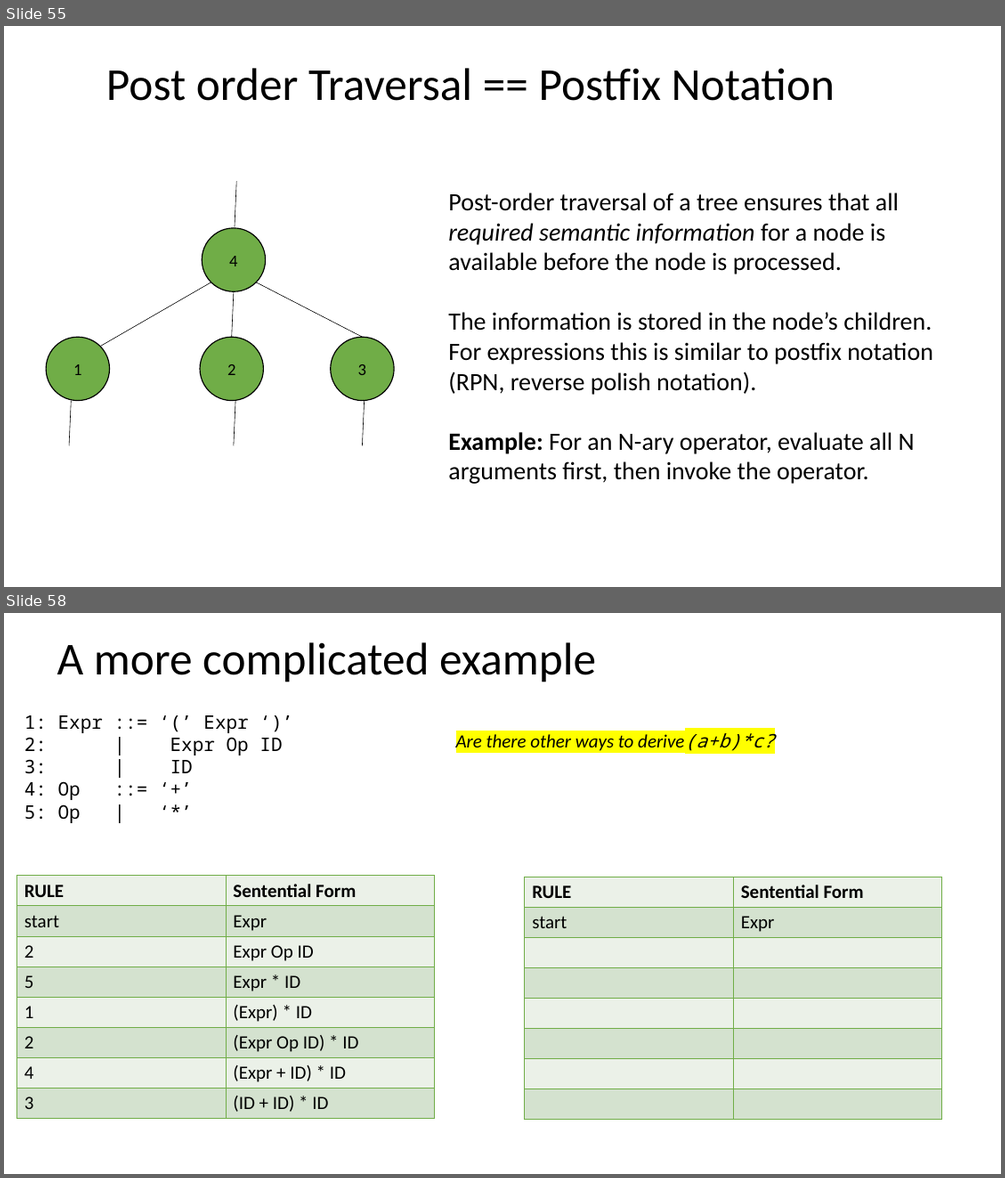
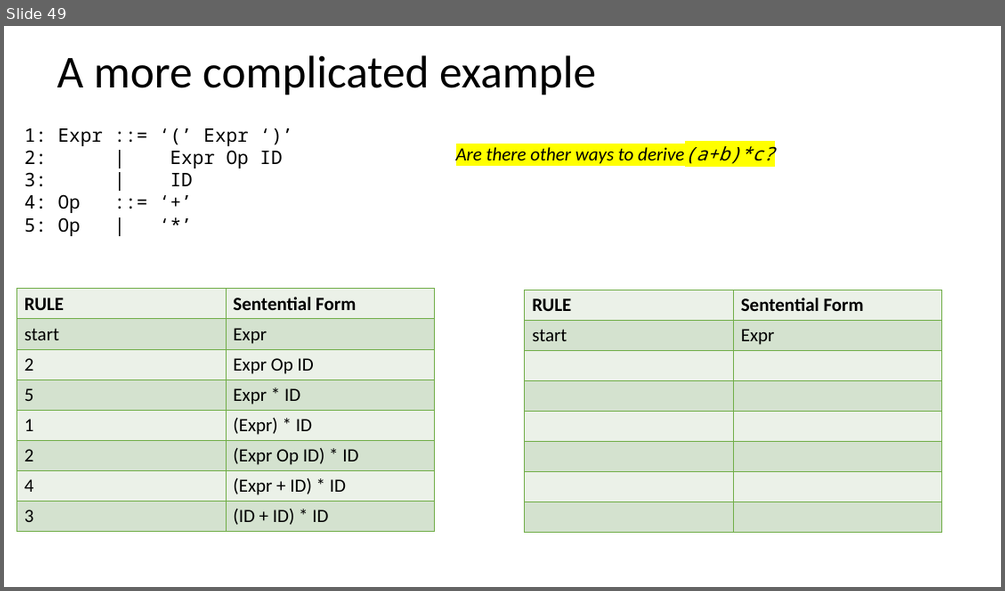
Before and after one commit to siero/CSE110A-W26, a slide deck: PDFS/C110-07A-CFG-Ambig-rev3.pptx. Shown one above the other, each under a label of ours: slides 55 and 58 before the commit, slide 49 after it; the slides between them are not shown. The pictures are 1005x1178 and 1005x591 pixels, drawn with LibreOffice and Linux fonts; fonts in the diff are those of the drawing. Boxes give left, top, right and bottom in pixels: in the first picture for what was removed or moved away, otherwise in the second. Text is boxed around its words. In the diff, an @@ line names an element or a change of style, - is before the commit and + after.

```diff
--- a/PDFS/C110-07A-CFG-Ambig-rev3.pptx
+++ b/PDFS/C110-07A-CFG-Ambig-rev3.pptx
@@ slide 55 removed at [4, 26, 1001, 587], background #FFFFFF @@
@@ title removed at [106, 68, 834, 101] @@
-Post order Traversal == Postfix Notation
@@ line removed from (236, 182) to (235, 226) @@
@@ text removed at [448, 192, 933, 483] @@
-Post-order traversal of a tree ensures that all required semantic information for a node is available before the node is processed.
-The information is stored in the node’s children.
-For expressions this is similar to postfix notation (RPN, reverse polish notation).
-Example: For an N-ary operator, evaluate all N arguments first, then invoke the operator.
@@ ellipse removed at [202, 228, 266, 291] @@
-4
@@ line removed from (211, 282) to (100, 346) @@
@@ line removed from (234, 291) to (231, 338) @@
@@ line removed from (256, 282) to (362, 338) @@
@@ ellipse removed at [46, 338, 109, 401] @@
-1
@@ ellipse removed at [200, 338, 264, 401] @@
-2
@@ ellipse removed at [331, 338, 395, 401] @@
-3
@@ line removed from (72, 401) to (69, 445) @@
@@ line removed from (235, 401) to (234, 445) @@
@@ line removed from (364, 401) to (362, 445) @@
@@ what was slide 58 is now slide 49 @@
```
Also in this commit, not shown: 14 slides changed, 2 slides added, 6 other slides removed, 1 other file.
